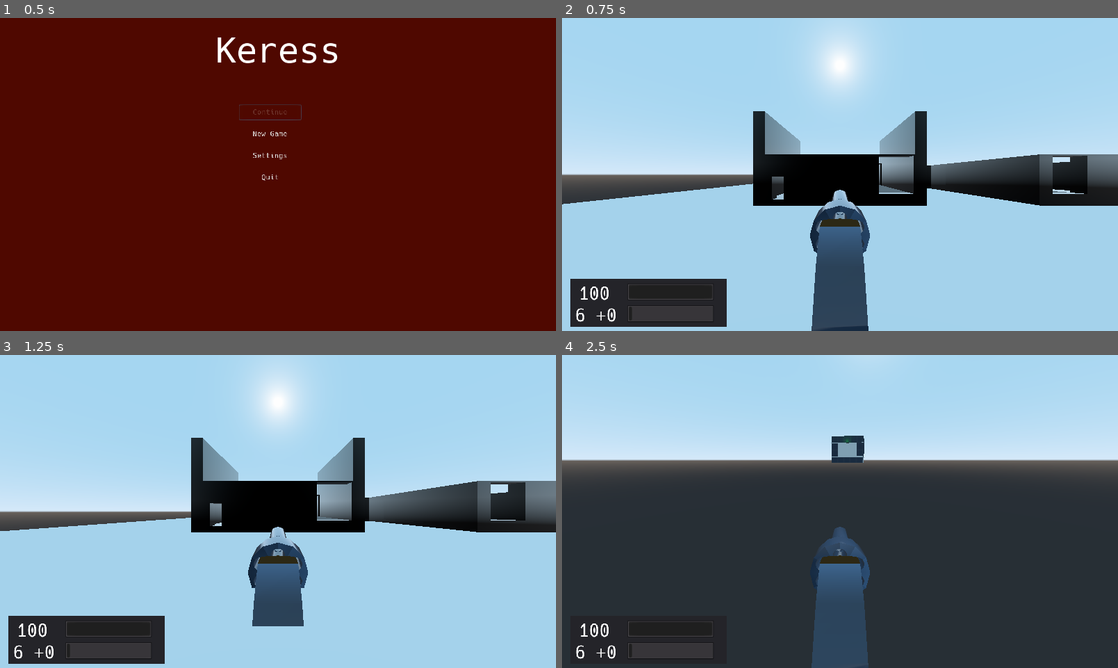
Above: before the commit, frames 1-4 (two rows, left to right).
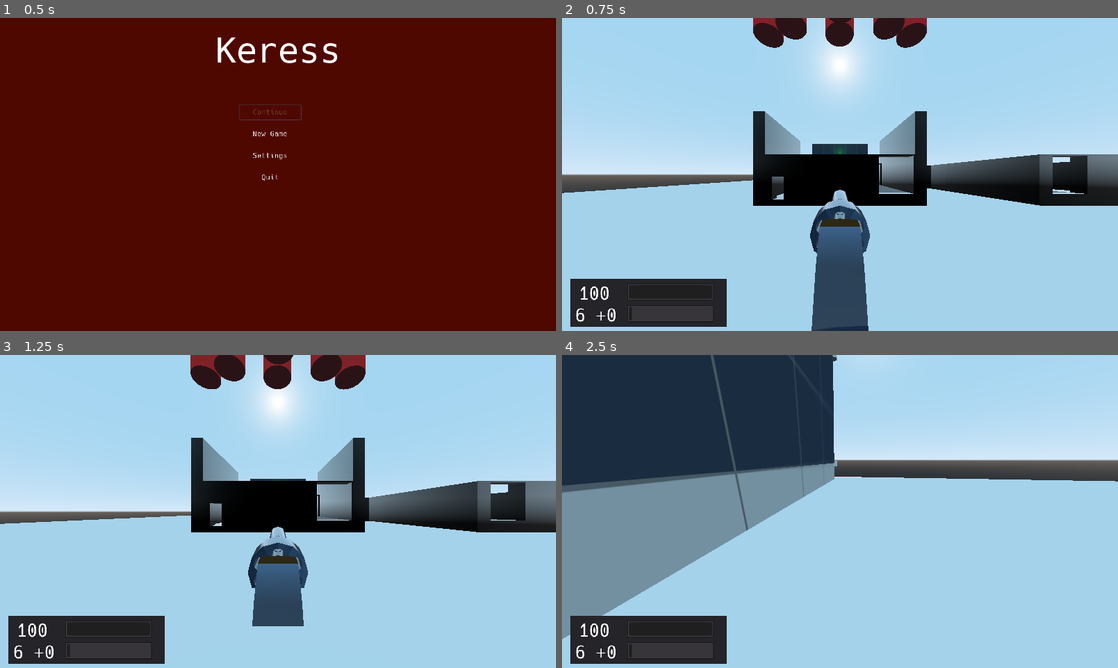
Above: after the commit, the same moments.

Repository: duckinator/keress
Game: Godot game, scene res://menus/MainMenu.tscn
Two runs of this game, one before a commit and one after it. Both use one fixed random seed, a clock stepped at 60 frames per second and the inputs below.
Inputs (mouse positions are in pixels of both pictures, inside the frame that each line leads up to):
- Up to frame 1 (0.5 s): no input
- Up to frame 2 (0.75 s): click "New Game" at 0.5 s
- Up to frame 3 (1.25 s): no input
- Up to frame 4 (2.5 s): tap Enter (ui_accept) at 1.25 s; move the mouse to (867, 511) at 1.27 s; press the mouse at (867, 511) at 1.28 s; hold W (movement_forward) from 1.28 s (still down); tap Space (movement_jump) at 1.52, 2.27 s; move the mouse to (812, 511) at 2.02 s; release the mouse at (812, 511) at 2.03 s; right-click (812, 511) at 2.1 s

Frame 1 is identical in both runs. In frame 2, 3.0% of the frame differs, in the area x 0-66%, y 0-60%; in frame 3, 2.9%; in frame 4, 76%, in the area x 0-100%, y 0-100%.

Commit message:
miscellaneous scaling-related fixes

Diff:
--- a/src/levels/Level_001.gd
+++ b/src/levels/Level_001.gd
@@ -4,12 +4,12 @@
 
 var mobs = []
 func _ready():
-	Enemies.spawn(Vector3(15, 10, -140))
-	Enemies.spawn(Vector3(10, 10, -120))
-	Enemies.spawn(Vector3(0, 10, -100))
-	Enemies.spawn(Vector3(0, 10, -120))
-	Enemies.spawn(Vector3(-10, 10, -120))
-	Enemies.spawn(Vector3(-15, 10, -140))
+	Enemies.spawn(Vector3(15, 30, -14))
+	Enemies.spawn(Vector3(10, 30, -12))
+	Enemies.spawn(Vector3(0, 30, -10))
+	Enemies.spawn(Vector3(0, 30, -12))
+	Enemies.spawn(Vector3(-10, 30, -12))
+	Enemies.spawn(Vector3(-15, 30, -14))
 
 func player_noise(trans, sound, loudness):
 	trans = trans.round()
--- a/src/levels/Level_001.tscn
+++ b/src/levels/Level_001.tscn
@@ -8,10 +8,10 @@
 [ext_resource path="res://blender/exports/Warehouse.escn" type="PackedScene" id=6]
 
 [sub_resource type="CubeMesh" id=1]
-size = Vector3( 70, 1, 70 )
+size = Vector3( 100, 1, 100 )
 
 [sub_resource type="ConvexPolygonShape" id=2]
-points = PoolVector3Array( -35, 0.5, 35, 35, 0.5, -35, 35, 0.5, 35, -35, 0.5, -35, -35, -0.5, 35, 35, -0.5, -35, 35, -0.5, 35, -35, -0.5, -35, 35, 0.5, 35, -35, 0.5, -35, 35, 0.5, -35, -35, 0.5, 35, 35, -0.5, 35, -35, -0.5, -35, 35, -0.5, -35, -35, -0.5, 35, 35, 0.5, 35, -35, -0.5, 35, -35, 0.5, 35, 35, -0.5, 35, 35, 0.5, -35, -35, -0.5, -35, -35, 0.5, -35, 35, -0.5, -35 )
+points = PoolVector3Array( -50, 0.5, 50, 50, 0.5, -50, 50, 0.5, 50, -50, 0.5, -50, -50, -0.5, 50, 50, -0.5, -50, 50, -0.5, 50, -50, -0.5, -50, 50, 0.5, 50, -50, 0.5, -50, 50, 0.5, -50, -50, 0.5, 50, 50, -0.5, 50, -50, -0.5, -50, 50, -0.5, -50, -50, -0.5, 50, 50, 0.5, 50, -50, -0.5, 50, -50, 0.5, 50, 50, -0.5, 50, 50, 0.5, -50, -50, -0.5, -50, -50, 0.5, -50, 50, -0.5, -50 )
 
 [node name="Level_001" type="Spatial"]
 script = ExtResource( 1 )
@@ -27,14 +27,14 @@
 transform = Transform( 1, 0, 0, 0, 1, 0, 0, 0, 1, 0, 1, 20 )
 
 [node name="Exit_Door" parent="." instance=ExtResource( 3 )]
-transform = Transform( -4.37114e-08, 0, 1, 0, 1, 0, -1, 0, -4.37114e-08, 0, 5.1, -165 )
+transform = Transform( -4.37114e-08, 0, 1, 0, 1, 0, -1, 0, -4.37114e-08, 0, 5.1, -36.2723 )
 is_exit = true
 
 [node name="Transition_001" parent="." instance=ExtResource( 4 )]
-transform = Transform( 1, 0, 0, 0, 1, 0, 0, 0, 1, 0, 0, -185 )
+transform = Transform( 1, 0, 0, 0, 1, 0, 0, 0, 1, 0, 0, -56.2723 )
 
 [node name="Transition_Door" parent="." instance=ExtResource( 3 )]
-transform = Transform( -4.37114e-08, 0, -1, 0, 1, 0, 1, 0, -4.37114e-08, 0, 5.1, -205 )
+transform = Transform( -4.37114e-08, 0, -1, 0, 1, 0, 1, 0, -4.37114e-08, 0, 5.1, -76.2723 )
 locked = true
 
 [node name="Lights" type="Spatial" parent="."]
@@ -52,10 +52,12 @@
 transform = Transform( 1, 0, 0, 0, 1, 0, 0, 0, 1, 10, -1, -10 )
 
 [node name="MeshInstance" type="MeshInstance" parent="FloorStaticBody"]
+transform = Transform( 1, 0, 0, 0, 1, 0, 0, 0, 1, 0, 0, -18.5441 )
 mesh = SubResource( 1 )
 material/0 = null
 
 [node name="CollisionShape" type="CollisionShape" parent="FloorStaticBody"]
+transform = Transform( 1, 0, 0, 0, 1, 0, 0, 0, 1, 0, 0, -18.5441 )
 shape = SubResource( 2 )
 
 [editable path="Warehouse"]
